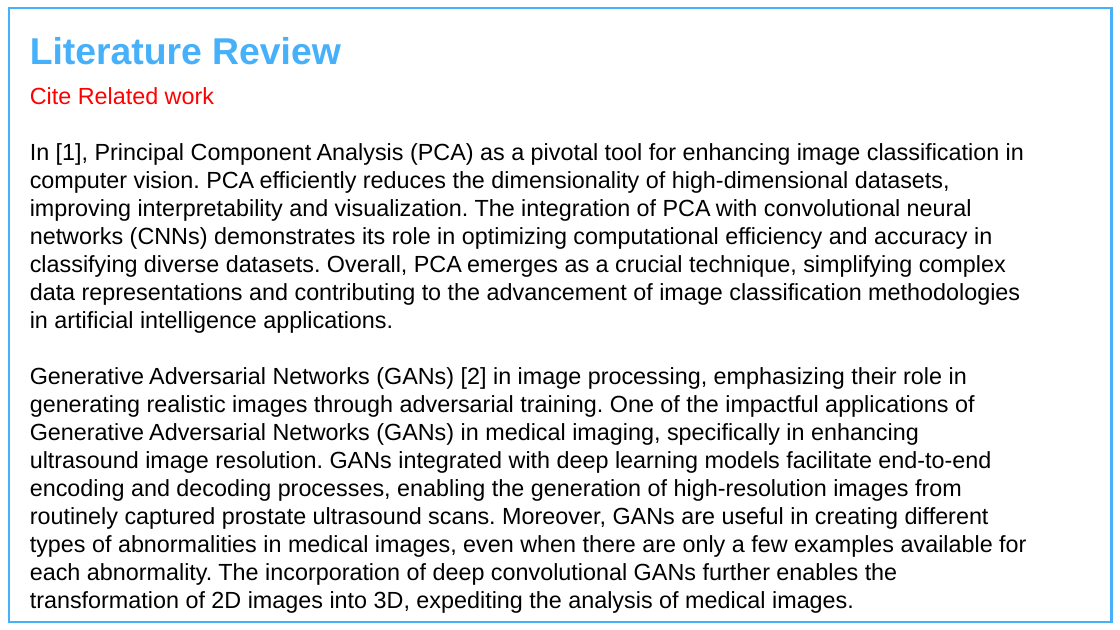
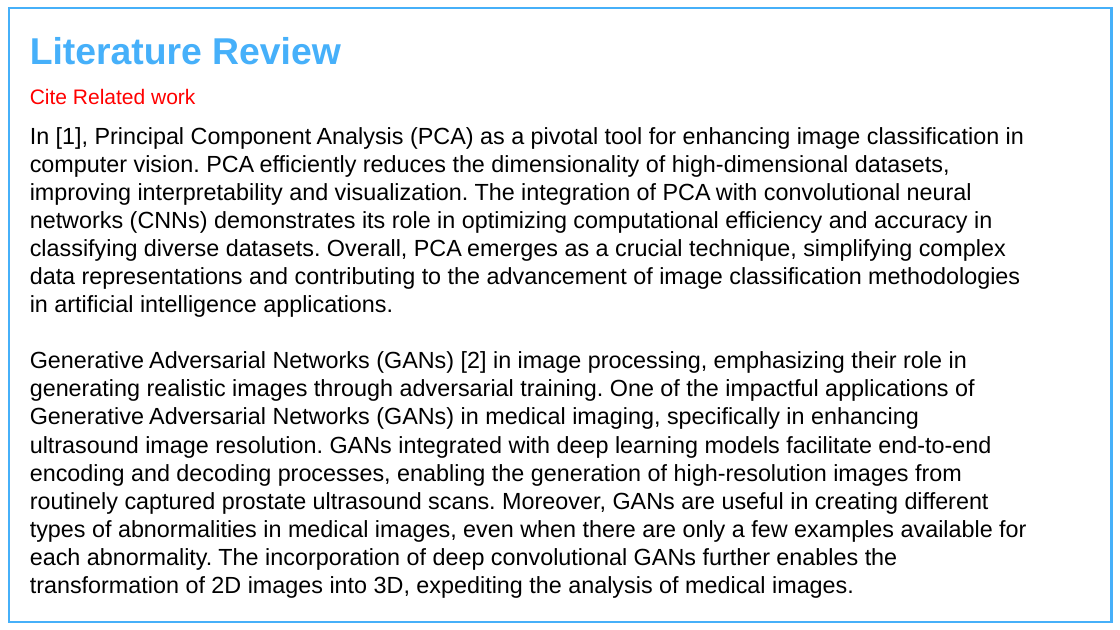
Before and after one commit to Charu-2718/PCause, a slide deck: slide 6 of Presentation.pptx. Drawn at 1120x630 pixels with LibreOffice and Linux fonts; fonts in the diff are those of the drawing; background and template pictures are left out. Boxes give left, top, right and bottom in pixels: in the first picture for what was removed or moved away, otherwise in the second. Text is boxed around its words. In the diff, an @@ line names an element or a change of style, - is before the commit and + after.

```diff
--- a/Presentation.pptx
+++ b/Presentation.pptx
@@ text at (x1=30, y1=87, x2=214, y2=105): paragraph removed @@
-Cite Related work
@@ text added at (x1=30, y1=88, x2=195, y2=105), 18 pt, text #FF0000 @@
+Cite Related work
@@ text "In [1], Principal Component Analysis ..." moved from (x1=30, y1=87, x2=1026, y2=613) to (x1=30, y1=127, x2=1026, y2=598) @@
```
Also in this commit, not shown: 2 other slides changed, 1 slide added, 2 other files.
